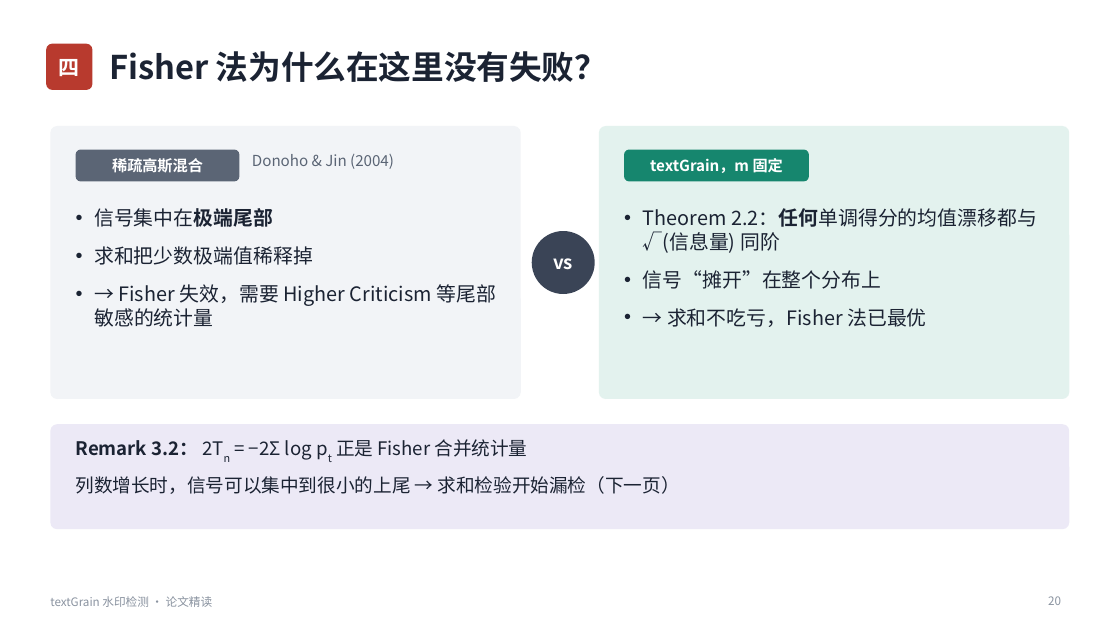
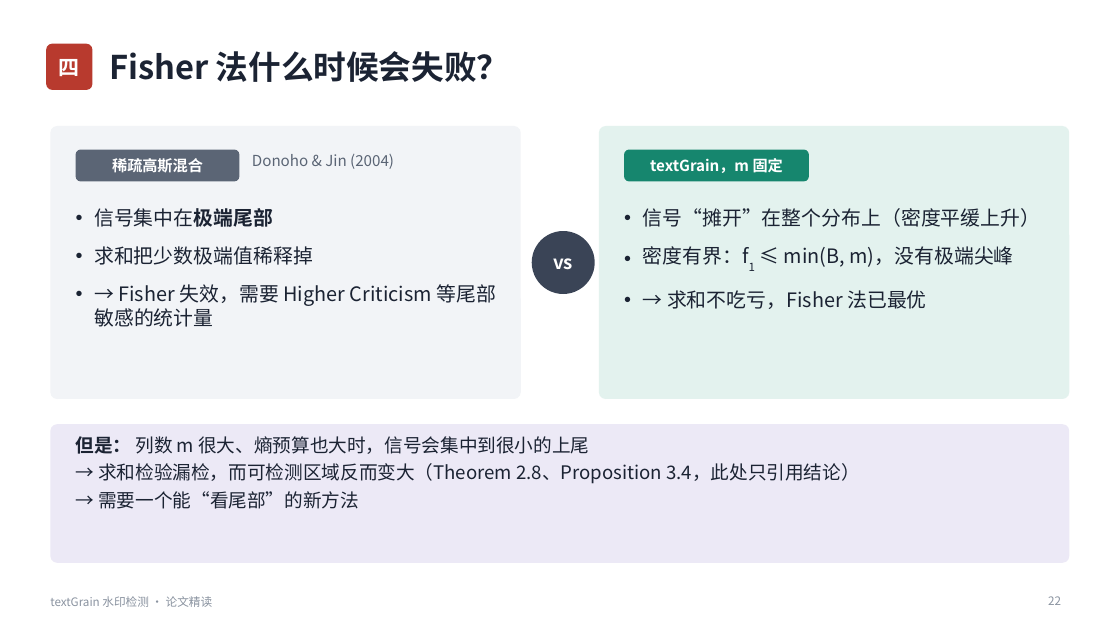
Before and after one commit to huyhoang345txt-arch/ppt, a slide deck: slide 22 of textGrain水印检测_论文精读.pptx (slide 20 before the commit). Drawn at 1120x630 pixels with LibreOffice and Linux fonts; fonts in the diff are those of the drawing. Boxes give left, top, right and bottom in pixels: in the first picture for what was removed or moved away, otherwise in the second. Text is boxed around its words. In the diff, an @@ line names an element or a change of style, - is before the commit and + after.

```diff
--- a/textGrain水印检测_论文精读.pptx
+++ b/textGrain水印检测_论文精读.pptx
@@ title at [109,51,510,82]: text changed @@
-Fisher 法为什么在这里没有失败？
+Fisher 法什么时候会失败？
@@ text at [643,208,1041,267]: text changed @@
-• Theorem 2.2：任何单调得分的均值漂移都与 √(信息量) 同阶
-• 信号“摊开”在整个分布上
+• 信号“摊开”在整个分布上（密度平缓上升）
+• 密度有界：f1 ≤ min(B, m)，没有极端尖峰
@@ rounded rectangle: place and size @@
-rounded rectangle at [50,424,1070,529]
+rounded rectangle at [50,424,1070,563]
@@ rounded rectangle at [50,424,1070,563]: proportions changed @@
@@ text at [76,436,859,509]: text changed @@
-Remark 3.2： 2Tn = −2Σ log pt 正是 Fisher 合并统计量
-列数增长时，信号可以集中到很小的上尾 → 求和检验开始漏检（下一页）
+但是： 列数 m 很大、熵预算也大时，信号会集中到很小的上尾
+→ 求和检验漏检，而可检测区域反而变大（Theorem 2.8、Proposition 3.4，此处只引用结论）
+→ 需要一个能“看尾部”的新方法
@@ page number at [1048,596,1061,605]: text changed @@
-20
+22
```
Also in this commit, not shown: 20 other slides changed, 8 slides added, 7 slides removed.
